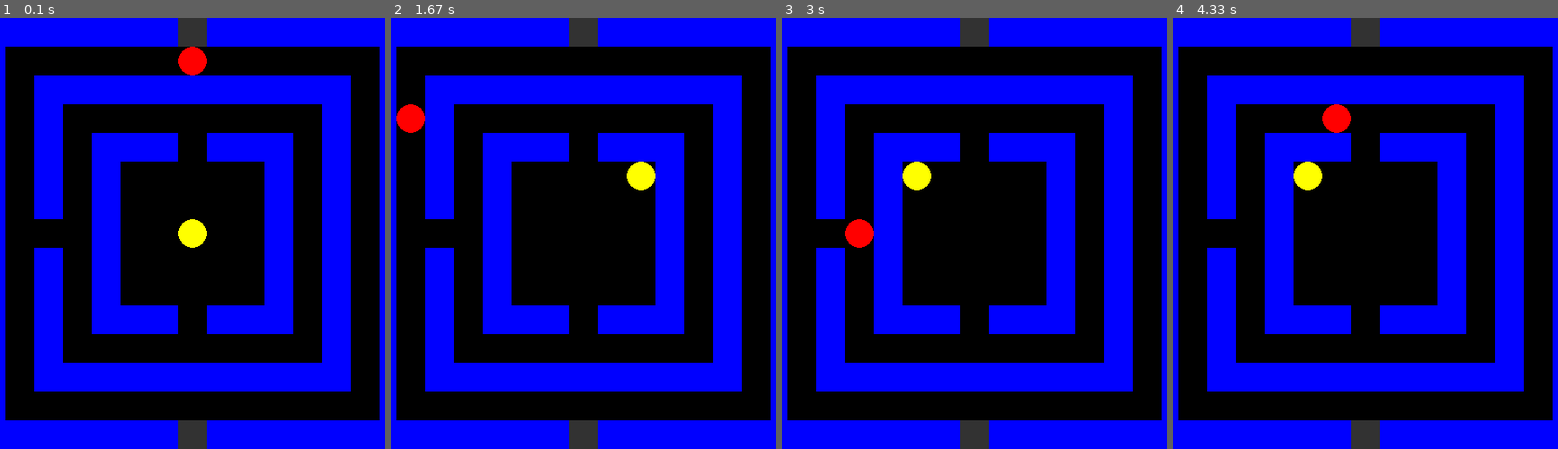
Above: before the commit, frames 1-4 (left to right).
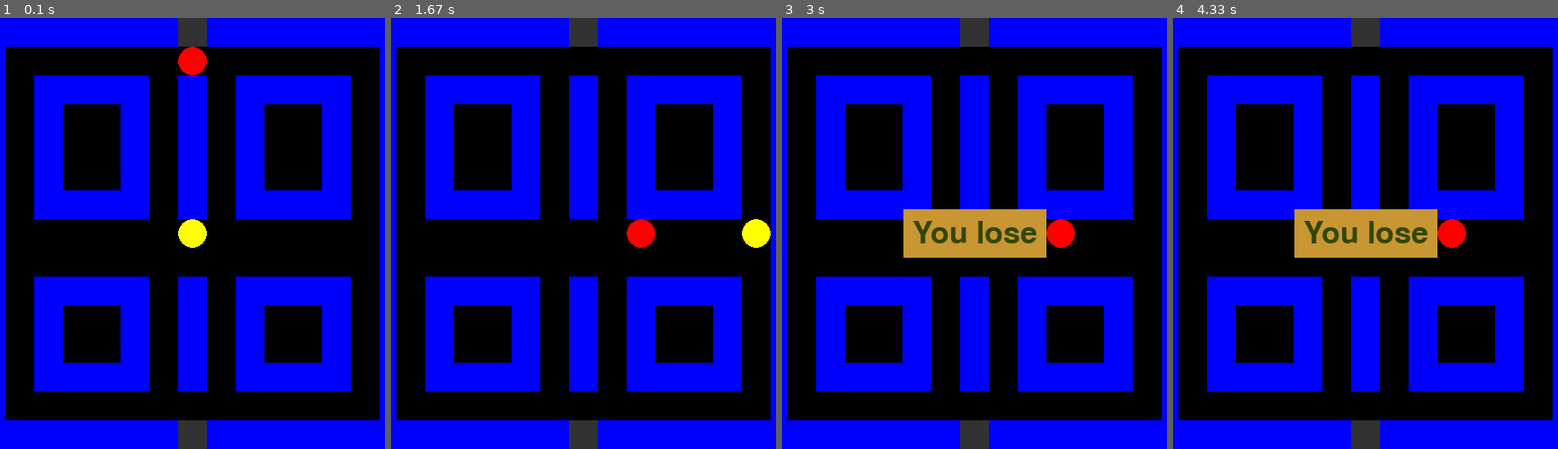
Above: after the commit, the same moments.

Repository: Anechka456/PyGame_project
Game: pygame game, started from pak_man.py
The game is run twice, just before and just after one commit, with the same random seed, the same clock (stepped at 60 frames per second) and the same inputs.
Inputs:
- Up to frame 1 (0.1 s): no input
- Up to frame 2 (1.67 s): hold Right 0.33-0.8 s; hold Up 0.83-1.13 s; hold Right 1.17-1.63 s
- Up to frame 3 (3 s): hold Left 1.67-2.2 s
- Up to frame 4 (4.33 s): no input

The runs differ from the first frame. In frame 1, 21% of the frame differs, in the area x 8-92%, y 13-87%; in frame 2, 22%; in frame 3, 25%; in frame 4, 25%.

Commit message:
скелет пакмена

Diff:
--- /dev/null
+++ b/maps/simple_map2.txt
@@ -0,0 +1,15 @@
+1 1 1 1 1 1 1 2 1 1 1 1 1 1 1
+1 0 0 0 0 0 0 0 0 0 0 0 0 0 1
+1 0 1 1 1 1 0 1 0 1 1 1 1 0 1
+1 0 1 0 0 1 0 1 0 1 0 0 1 0 1
+1 0 1 0 0 1 0 1 0 1 0 0 1 0 1
+1 0 1 0 0 1 0 1 0 1 0 0 1 0 1
+1 0 1 1 1 1 0 1 0 1 1 1 1 0 1
+1 0 0 0 0 0 0 0 0 0 0 0 0 0 1
+1 0 0 0 0 0 0 0 0 0 0 0 0 0 1
+1 0 1 1 1 1 0 1 0 1 1 1 1 0 1
+1 0 1 0 0 1 0 1 0 1 0 0 1 0 1
+1 0 1 0 0 1 0 1 0 1 0 0 1 0 1
+1 0 1 1 1 1 0 1 0 1 1 1 1 0 1
+1 0 0 0 0 0 0 0 0 0 0 0 0 0 1
+1 1 1 1 1 1 1 2 1 1 1 1 1 1 1
--- a/pak_man.py
+++ b/pak_man.py
@@ -5,7 +5,7 @@
 
 MAPS_DIR = "maps"
 TITLE_SIZE = 32
-ENEMY_EVENT_TYPE = 30
+ENEMY_EVENT_TYPE = 1
 
 
 class Laberint:
@@ -139,7 +139,7 @@
     pygame.init()
     screen = pygame.display.set_mode(size)
 
-    labirint = Laberint("simple_map.txt", [0, 2], 2)
+    labirint = Laberint("simple_map2.txt", [0, 2], 2)
     hero = Hero((7, 7))
     enemy = Enemy((7, 1))
     game = Game(labirint, hero, enemy)
